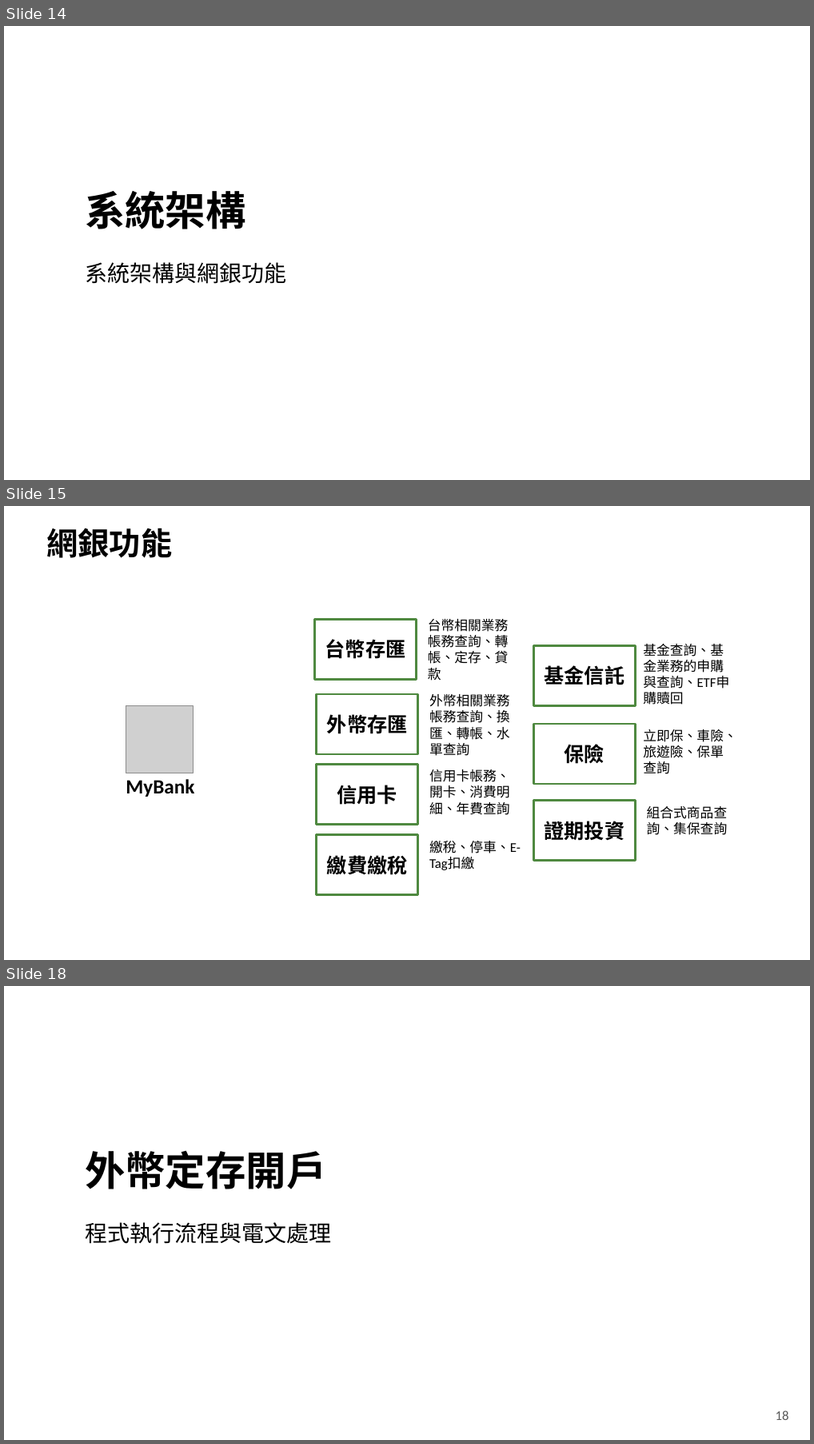
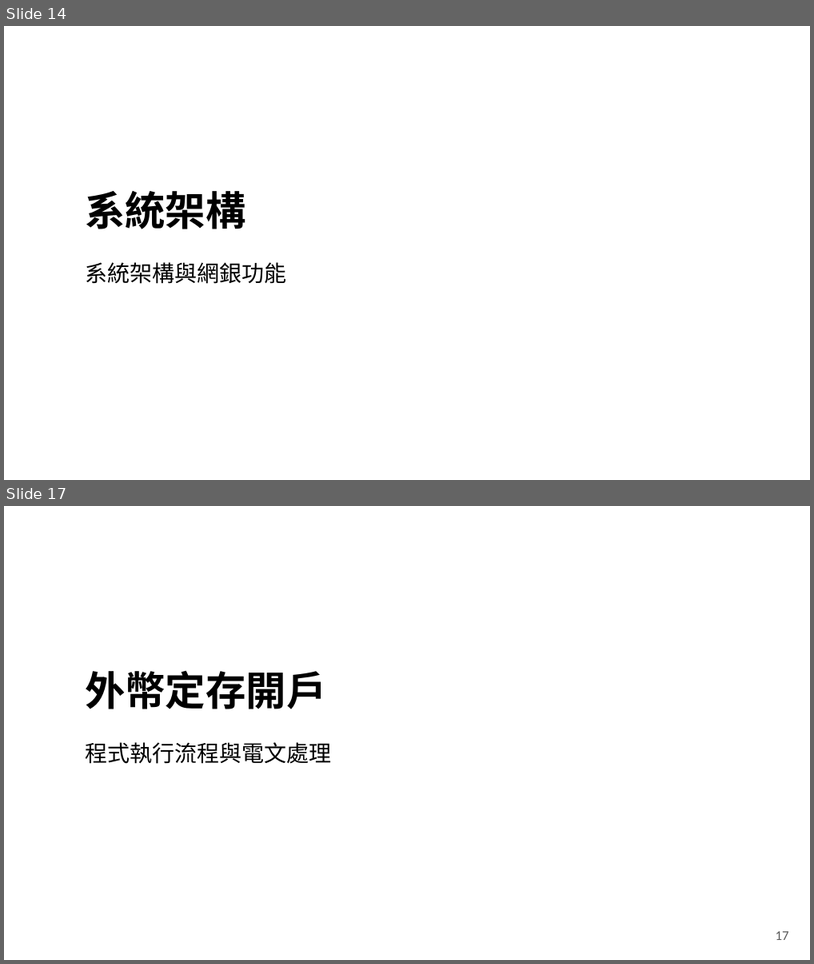
Before and after one commit to YuHaoLiaoTony/MyImage, a slide deck: Tony新人報告.pptx. Shown one above the other, each under a label of ours: slides 14, 15 and 18 before the commit, slides 14 and 17 after it; the slides between them are not shown. The pictures are 814x1444 and 814x964 pixels, drawn with LibreOffice and Linux fonts; fonts in the diff are those of the drawing; grey boxes stand for pictures; background and template pictures are left out. Boxes give left, top, right and bottom in pixels: in the first picture for what was removed or moved away, otherwise in the second. Text is boxed around its words. In the diff, an @@ line names an element or a change of style, - is before the commit and + after.

```diff
--- a/Tony新人報告.pptx
+++ b/Tony新人報告.pptx
@@ slide 15 removed at (4,506,810,960), background #FFFFFF @@
@@ title removed at (47,528,173,558) @@
-網銀功能
@@ rectangle removed at (315,619,417,679) @@
-台幣存匯
@@ text removed at (428,619,509,680) @@
-台幣相關業務
-帳務查詢、轉帳、定存、貸款
@@ rectangle removed at (534,645,635,705) @@
-基金信託
@@ text removed at (643,644,730,688) @@
-基金查詢、基金業務的申購與查詢、ETF申購贖回
@@ rectangle removed at (317,694,418,753) @@
-外幣存匯
@@ text removed at (430,694,510,756) @@
-外幣相關業務
-帳務查詢、換匯、轉帳、水單查詢
@@ picture removed at (126,706,194,773) @@
@@ rectangle removed at (534,724,635,784) @@
-保險
@@ text removed at (643,729,737,774) @@
-立即保、車險、旅遊險、保單查詢
@@ rectangle removed at (317,764,418,824) @@
-信用卡
@@ text removed at (430,769,510,815) @@
-信用卡帳務、開卡、消費明細、年費查詢
@@ text removed at (126,779,194,796) @@
-MyBank
@@ rectangle removed at (534,800,635,860) @@
-證期投資
@@ text removed at (647,806,728,835) @@
-組合式商品查詢、集保查詢
@@ rectangle removed at (317,834,418,894) @@
-繳費繳稅
@@ text removed at (430,840,521,870) @@
-繳稅、停車、E-Tag扣繳
@@ what was slide 18 is now slide 17 @@
@@ page number at (776,931,790,940): text changed @@
-18
+17
```
Also in this commit, not shown: 13 slides changed, 18 slides added, 4 other slides removed, 22 other files.
